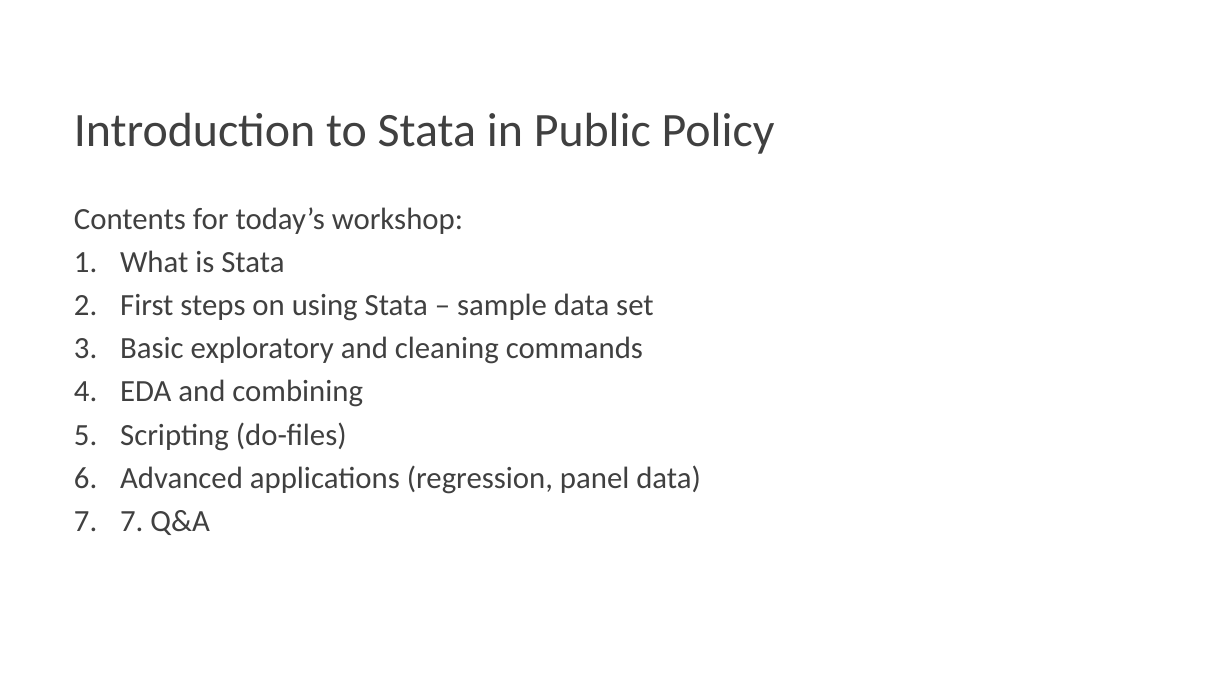
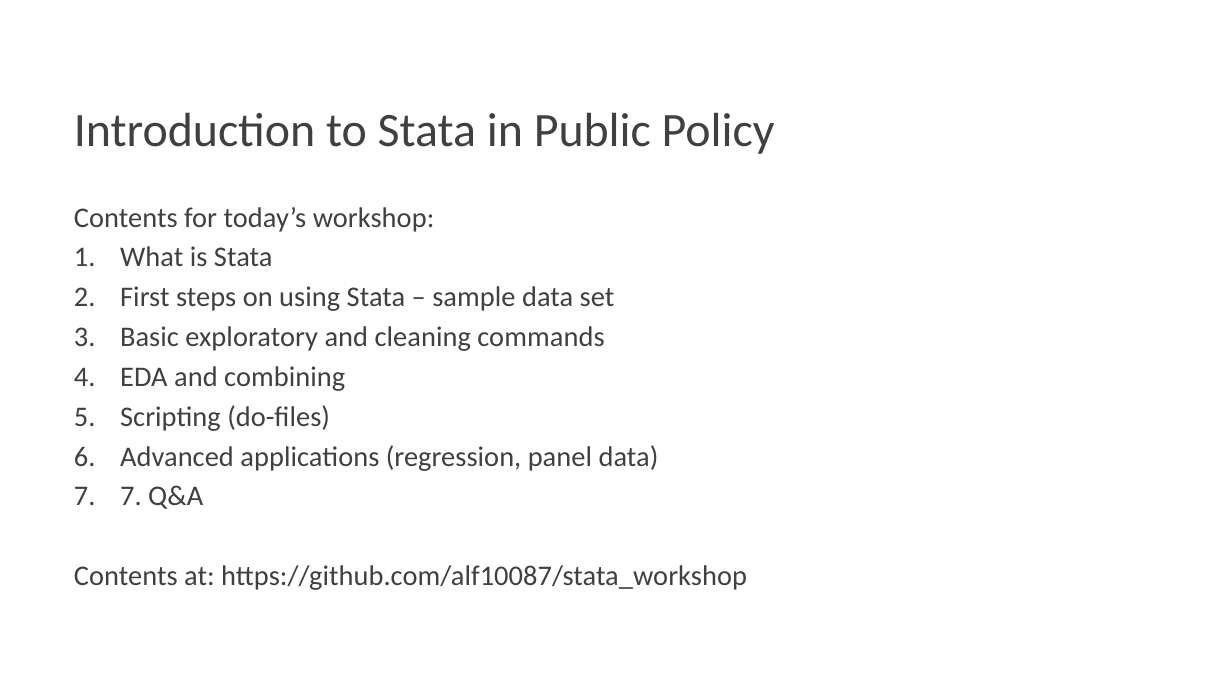
Before and after one commit to alf10087/stata_workshop, a slide deck: slide 4 of Stata Workshop 09-09.pptx. Drawn at 1232x693 pixels with LibreOffice and Linux fonts; fonts in the diff are those of the drawing; background and template pictures are left out. Boxes give left, top, right and bottom in pixels: in the first picture for what was removed or moved away, otherwise in the second. Text is boxed around its words. In the diff, an @@ line names an element or a change of style, - is before the commit and + after.

Commit message:
Add files via upload
Added lab contents

```diff
--- a/Stata Workshop 09-09.pptx
+++ b/Stata Workshop 09-09.pptx
@@ text at <box>74,207,659,509</box>: size 18 to 16.6 pt in "Contents for today’s workshop:", "What is Stata", "First steps on using Stata – sample ...", "Basic exploratory and cleaning commands" and 4 more places @@
@@ text at <box>74,565,747,590</box>: paragraph added @@
+Contents at: https://github.com/alf10087/stata_workshop
```
